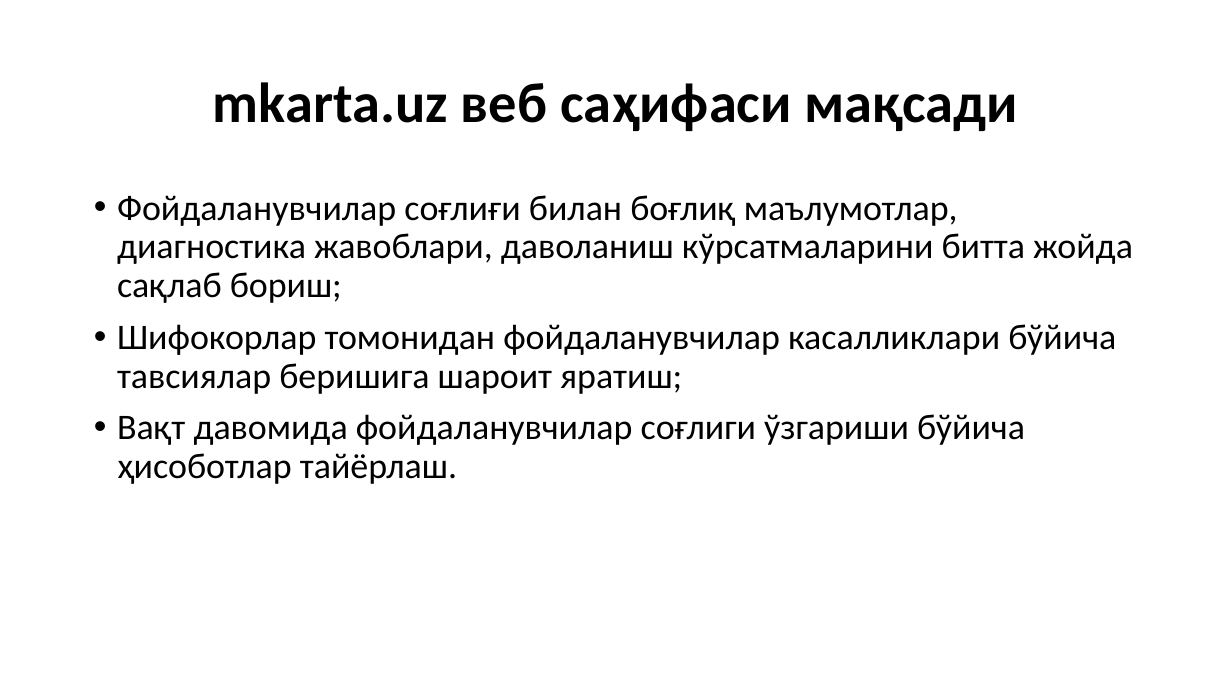
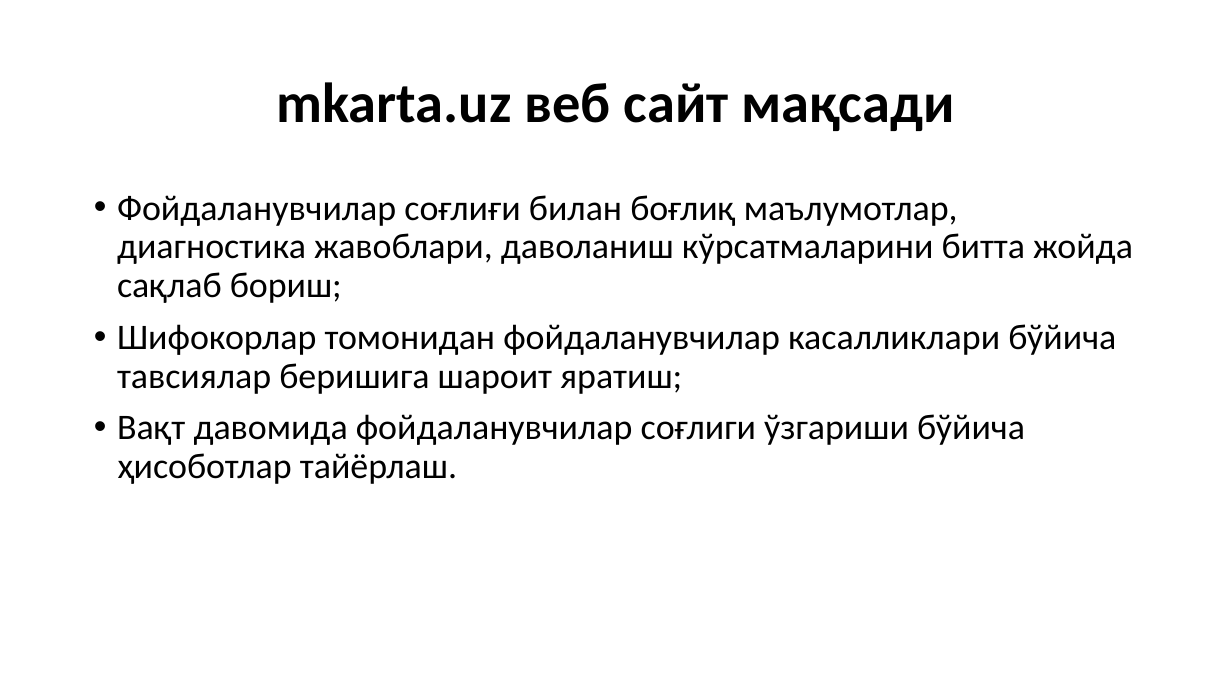
Before and after one commit to ruslanbek05/mkarta.uz, a slide deck: slide 2 of Presentation/mkarta.uz Technical requirement presentation — uzb.pptx. Drawn at 1232x693 pixels with LibreOffice and Linux fonts; fonts in the diff are those of the drawing. Boxes give left, top, right and bottom in pixels: in the first picture for what was removed or moved away, otherwise in the second. Text is boxed around its words. In the diff, an @@ line names an element or a change of style, - is before the commit and + after.

```diff
--- a/Presentation/mkarta.uz Technical requirement presentation — uzb.pptx
+++ b/Presentation/mkarta.uz Technical requirement presentation — uzb.pptx
@@ title at <box>277,82,954,131</box>: text changed @@
-mkarta.uz веб саҳифаси мақсади
+mkarta.uz веб сайт мақсади
```
Also in this commit, not shown: 1 other slide changed, 1 other file.
